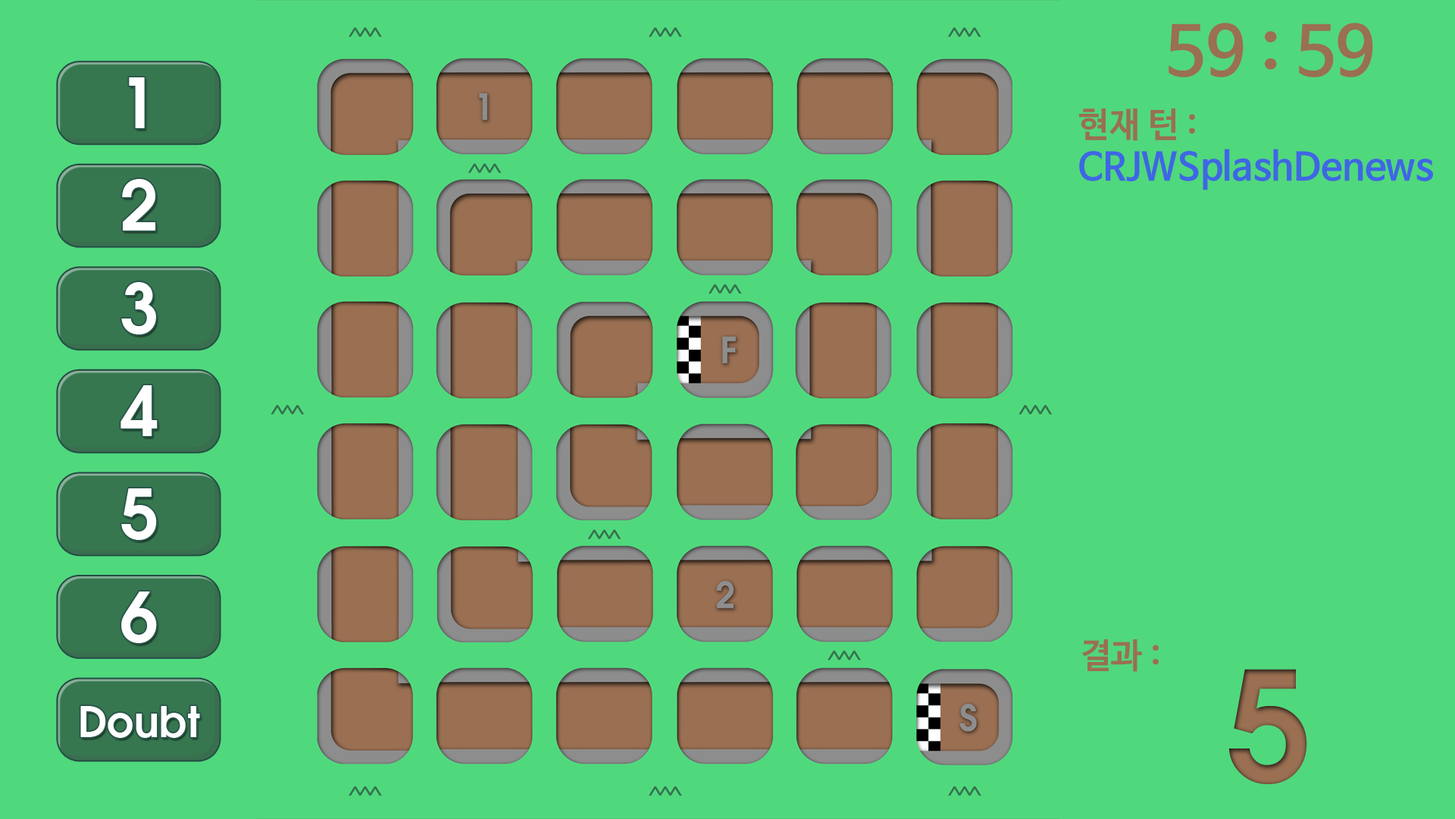
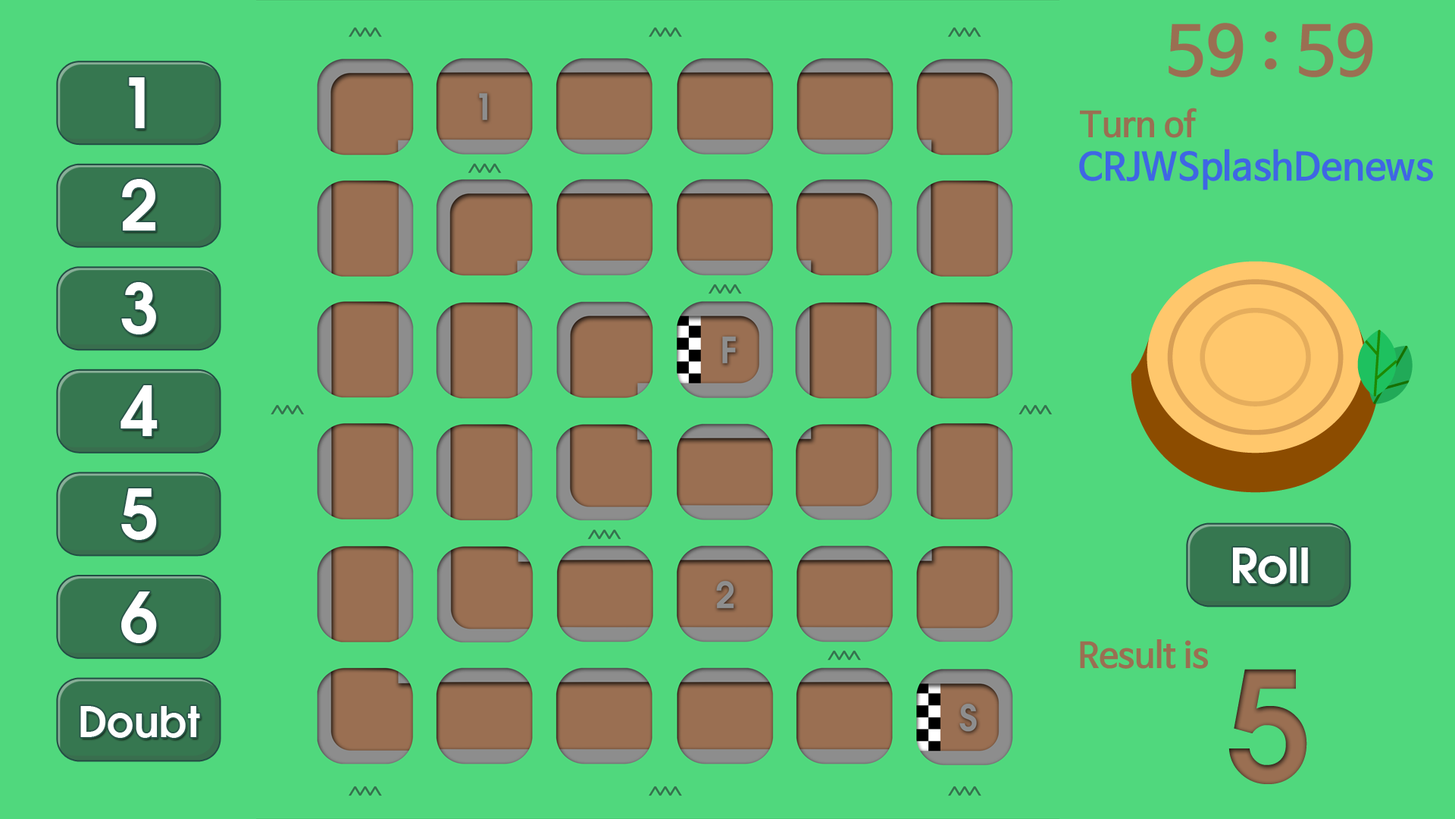
Before/after of a 1455px x 819px layered artwork. What changed in the layer stack:
added group "Roll" (1st of 2, in "Buttons") with 4 layers in group "Buttons" over [1187, 522, 1350, 608]
added layer "Roll" (2nd of 2, in "Buttons" › "Roll") in group "Roll" over [1233, 547, 1309, 584]
added layer "Layer 4 copy 7" (18%) in group "Roll" over [1191, 522, 1350, 606]
added layer "Layer 3 copy 7" (41%) in group "Roll" over [1187, 523, 1345, 608]
added layer "Shape 1 copy 7" in group "Roll" over [1187, 523, 1350, 606]
renamed "현재 턴 :" to "Turn of", painted on it over [1079, 107, 1197, 141]
added layer "Stump" above "Result" over [1130, 260, 1413, 493]
renamed "결과 :" to "Result is", painted on it over [1080, 638, 1209, 672]
